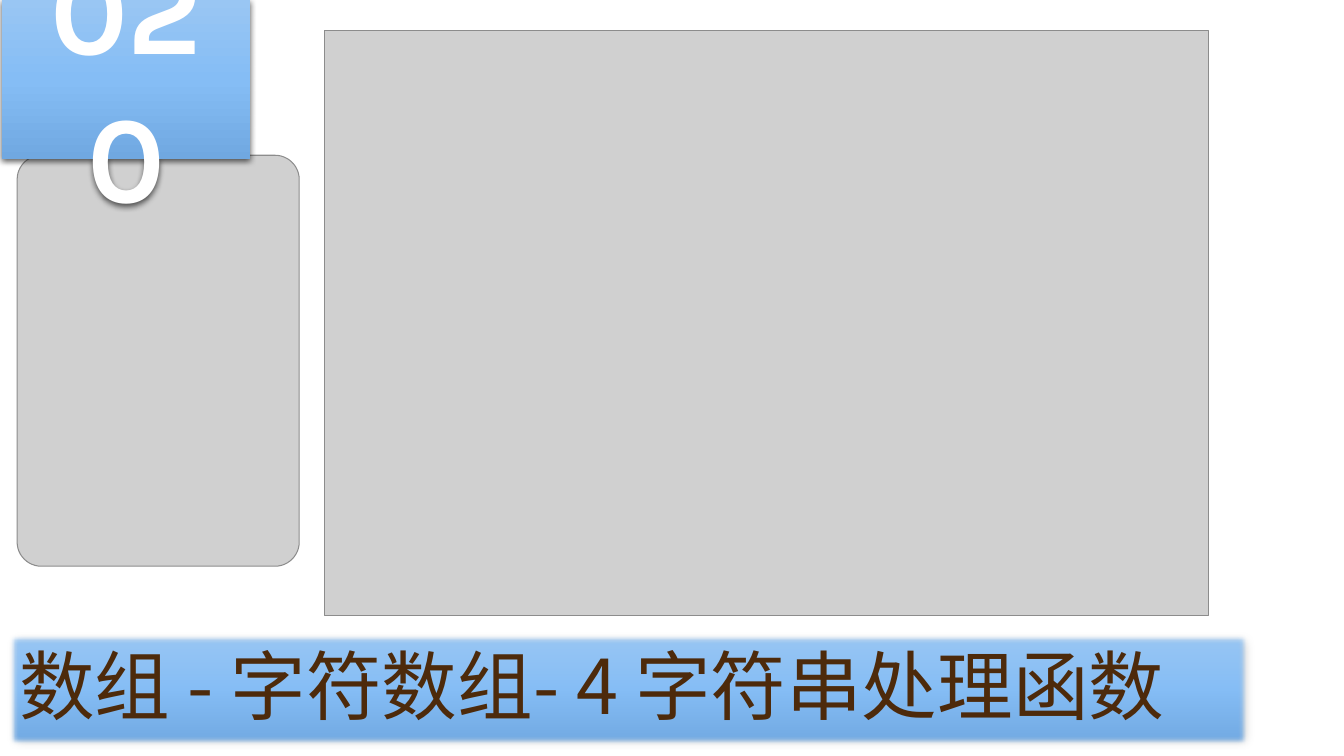
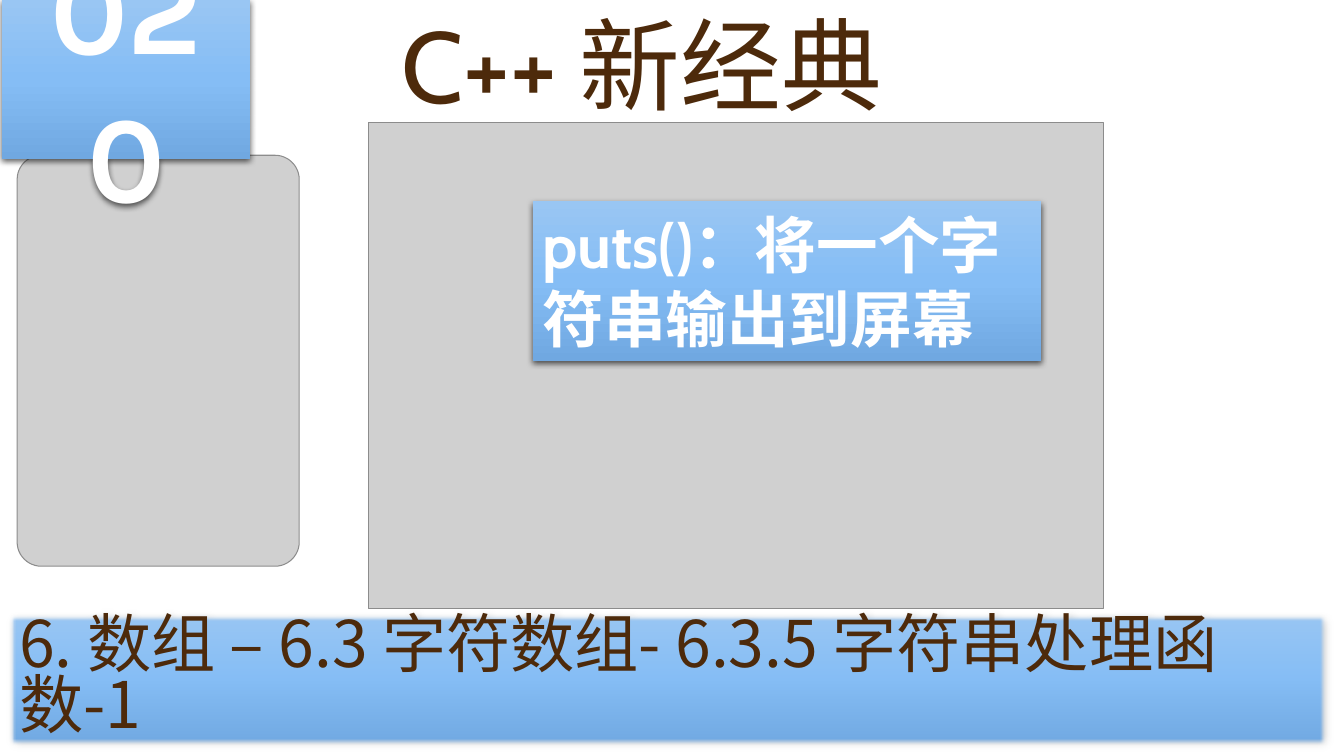
Before and after one commit to yasenstar/learn_cpp, a slide deck: slide 20 of cpp_new/C++ 新经典.pptx. Drawn at 1344x756 pixels with LibreOffice and Linux fonts; fonts in the diff are those of the drawing; grey boxes stand for pictures; background and template pictures are left out. Boxes give left, top, right and bottom in pixels: in the first picture for what was removed or moved away, otherwise in the second. Text is boxed around its words. In the diff, an @@ line names an element or a change of style, - is before the commit and + after.

```diff
--- a/cpp_new/C++ 新经典.pptx
+++ b/cpp_new/C++ 新经典.pptx
@@ title added at [402, 18, 882, 129], 72 pt, text #4D2A0B @@
+C++ 新经典
@@ picture: place and size @@
-picture at [325, 30, 1209, 616]
+picture at [369, 123, 1104, 609]
@@ rectangle added at [532, 202, 1042, 361], fill gradient #9AC6F4 to #86BEF6 to #70A9E1, 44 pt, text #FFFFFF, bold @@
+puts()：将一个字符串输出到屏幕
@@ rectangle "6. 数组 – 6.3 字符数组- ...": place and size @@
-rectangle "6. 数组 – 6.3 字符数组- ..." at [9, 634, 1248, 744]
+rectangle "6. 数组 – 6.3 字符数组- ..." at [9, 614, 1326, 744]
@@ text in rectangle at [19, 602, 1217, 744]: text changed; size 54 to 45.9 pt @@
-数组 - 字符数组- 4 字符串处理函数
+6. 数组 – 6.3 字符数组- 6.3.5 字符串处理函数-1
```
Also in this commit, not shown: 2 other slides changed, 3 slides added, 1 other file.
